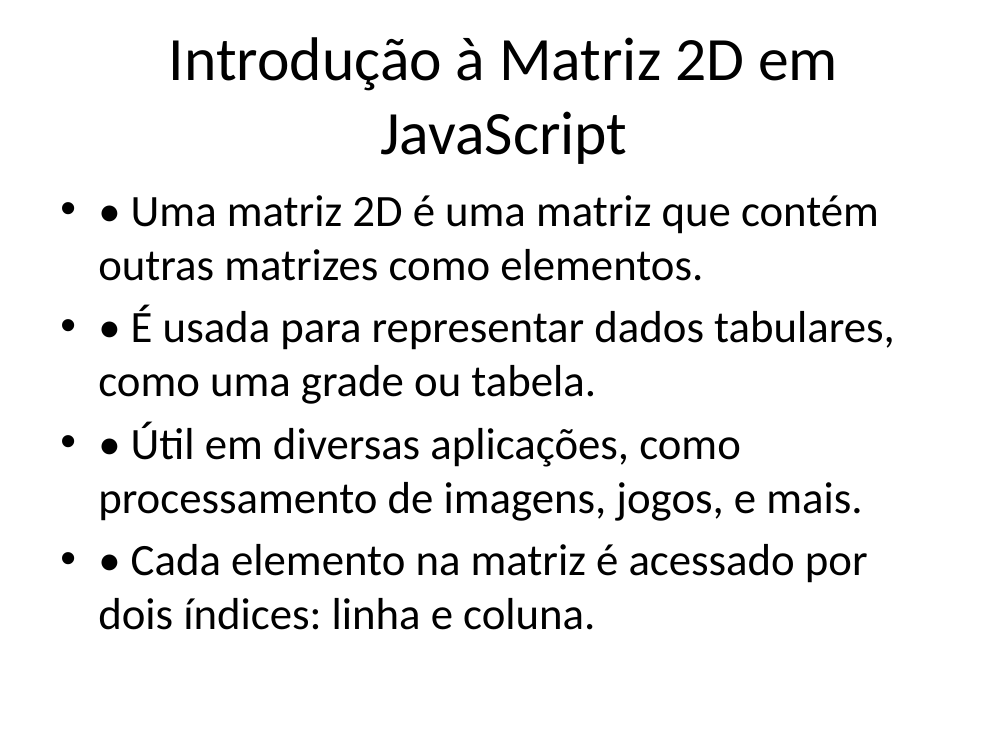
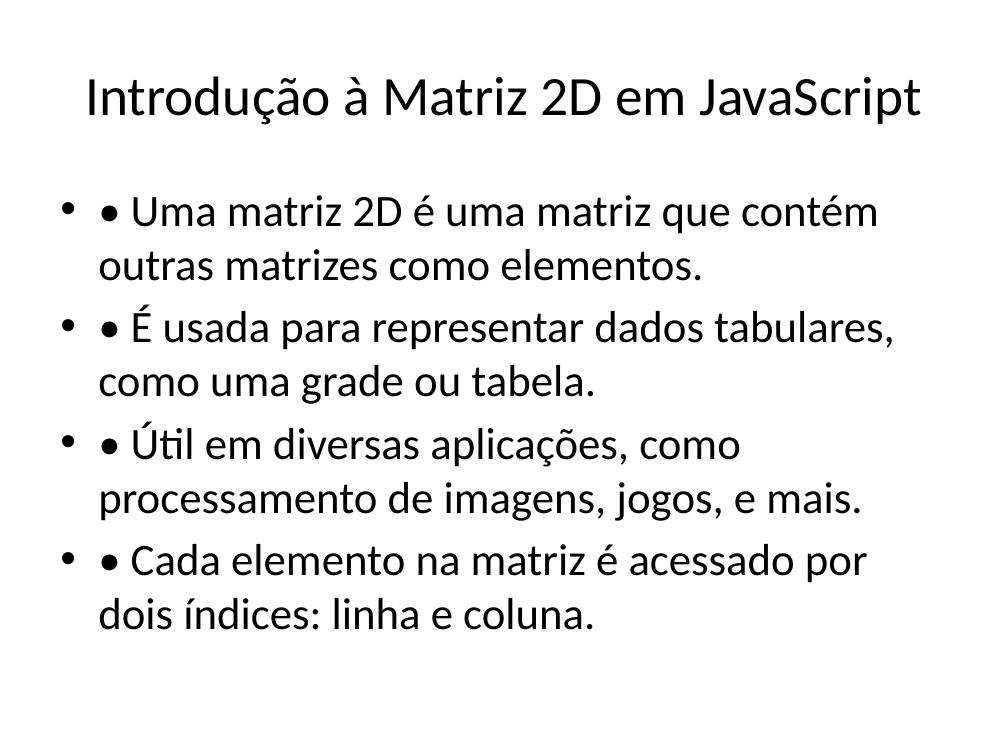
Before and after one commit to dfpires/progcomp2-2024a, a slide deck: slide 2 of matrizes_2d_javascript.pptx. Drawn at 1008x756 pixels with LibreOffice and Linux fonts; fonts in the diff are those of the drawing. Boxes give left, top, right and bottom in pixels: in the first picture for what was removed or moved away, otherwise in the second. Text is boxed around its words. In the diff, an @@ line names an element or a change of style, - is before the commit and + after.

```diff
--- a/matrizes_2d_javascript.pptx
+++ b/matrizes_2d_javascript.pptx
@@ title "Introdução à Matriz 2D em ..." at [85,76,922,125]: size 44 to 39.6 pt @@
```
Also in this commit, not shown: 4 other slides changed.
